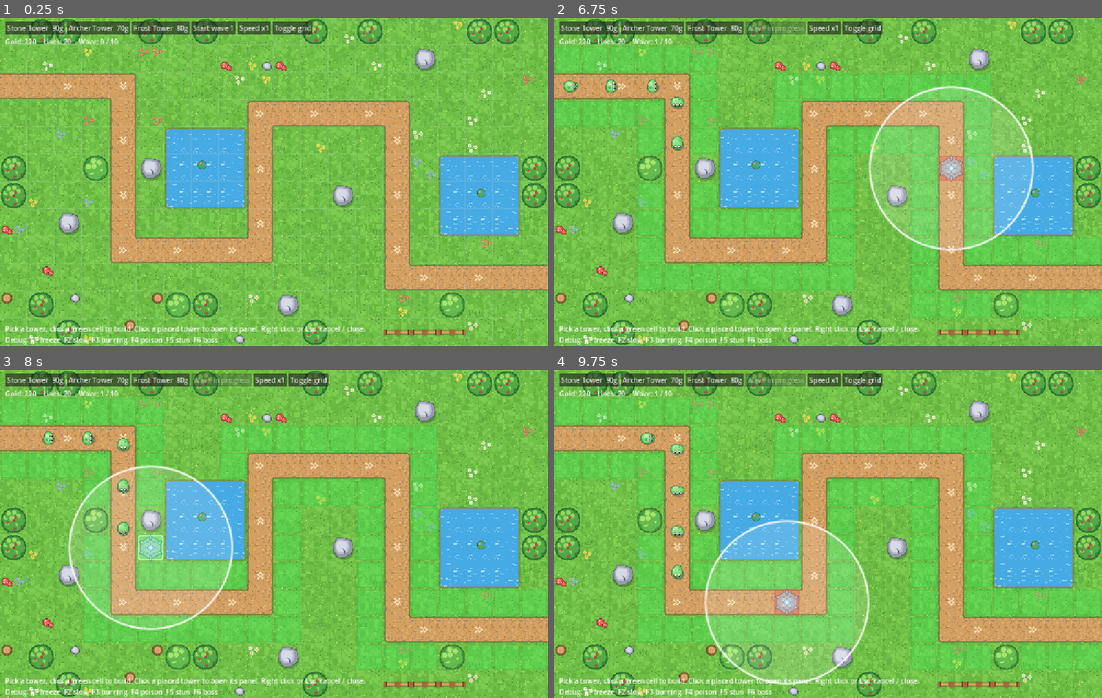
Above: before the commit, frames 1-4 (two rows, left to right).
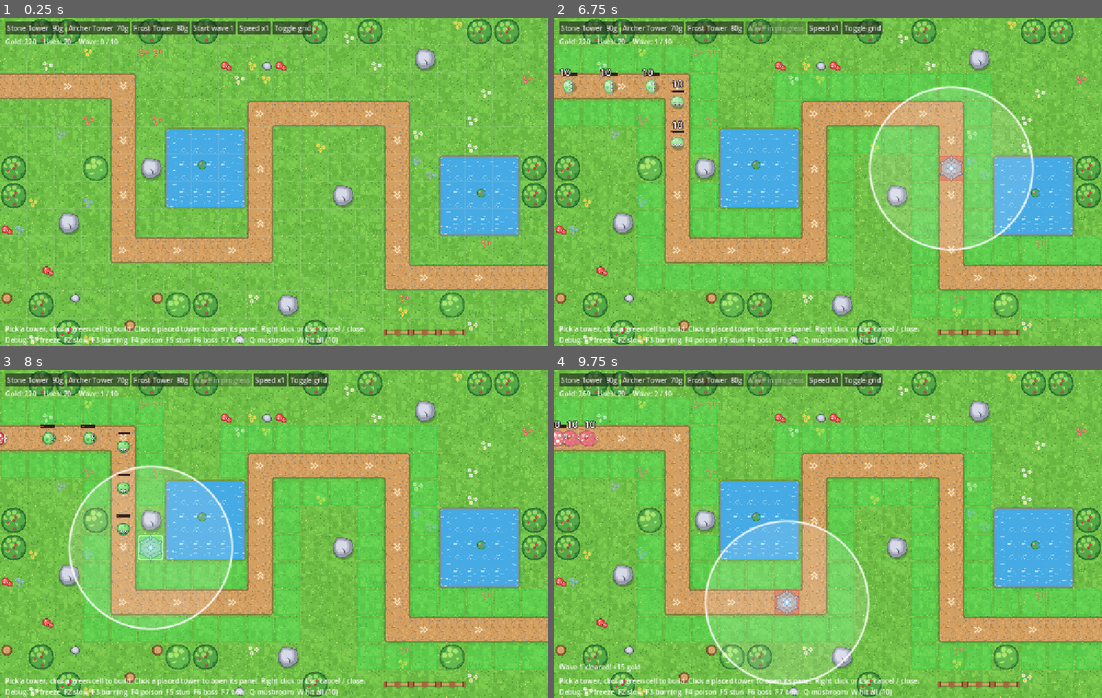
Above: after the commit, the same moments.

Repository: htdat2000/TowerDefense
Game: Godot game, scene res://scenes/main.tscn
Same seed, same stepped clock (60 frames per second), same inputs: the game is played once before the commit and once after it.
Inputs (mouse positions are in pixels of both pictures, inside the frame that each line leads up to):
- Up to frame 1 (0.25 s): no input
- Up to frame 2 (6.75 s): click "Start wave 1" at 0.5 s; click "Stone Tower 90g" at 1.25 s; click "Archer Tower 70g" at 2 s; click "Frost Tower 80g" at 2.75 s; click "Speed x1" at 3.5 s; click "Speed x2" at 4.25 s; click "Speed x3" at 5 s; click "Toggle grid" at 5.75 s; tap A at 6.5 s; move the mouse to (948, 165) at 6.52 s; hold W from 6.53 s (still down); tap Q at 6.6 s; click (948, 165) at 6.67 s
- Up to frame 3 (8 s): tap A at 7.25 s; move the mouse to (164, 550) at 7.27 s; release W at 7.28 s; tap Q at 7.35 s
- Up to frame 4 (9.75 s): tap A at 8, 9.5 s; move the mouse to (882, 461) at 8.02 s; hold W 8.03-8.75 s; tap Q at 8.1, 9.6 s; click (767, 379) at 8.75 s, where only the run after the commit has a clickable "Start wave 2"; move the mouse to (800, 599) at 9.52 s; hold W from 9.53 s (still down); click (800, 599) at 9.67 s

The runs differ from the first frame. In frame 1, 0.2% of the frame differs, in the area x 40-62%, y 97-100%; in frame 2, 0.9%; in frame 3, 0.6%; in frame 4, 1.2%, in the area x 0-62%, y 6-100%.

Commit message:
M3 milestones

Diff:
--- a/data/monsters.json
+++ b/data/monsters.json
@@ -1,7 +1,10 @@
 {
- "slime": {"folder": "Slime", "frame": 64, "stride": 20, "role": "Normal", "hp": 12, "speed": 60, "tint": [0.45, 0.9, 0.4], "reward": 4, "lives_cost": 1},
- "goblin": {"folder": "Goblin", "frame": 80, "stride": 18, "role": "Fast", "hp": 10, "speed": 85, "tint": [0.75, 0.85, 0.6], "reward": 5, "lives_cost": 1},
- "boar": {"folder": "Boar", "frame": 80, "stride": 30, "role": "Fast charger", "hp": 18, "speed": 120, "tint": [0.85, 0.7, 0.5], "reward": 7, "lives_cost": 1},
- "mushroom": {"folder": "Mushroom", "frame": 64, "stride": 18, "role": "Special (spore burst)", "hp": 16, "speed": 55, "tint": [0.95, 0.45, 0.5], "reward": 7, "lives_cost": 1},
- "treant": {"folder": "Treant", "frame": 96, "stride": 24, "role": "Tank / Elite", "hp": 60, "speed": 40, "tint": [0.5, 0.78, 0.35], "reward": 25, "lives_cost": 3}
+ "slime": {"folder": "Slime", "frame": 64, "stride": 20, "role": "Normal", "hp": 12, "speed": 60, "armor": 0.0, "tint": [0.45, 0.9, 0.4], "reward": 4, "lives_cost": 1},
+ "goblin": {"folder": "Goblin", "frame": 80, "stride": 18, "role": "Fast", "hp": 10, "speed": 85, "armor": 0.0, "tint": [0.75, 0.85, 0.6], "reward": 5, "lives_cost": 1},
+ "boar": {"folder": "Boar", "frame": 80, "stride": 30, "role": "Fast charger", "hp": 18, "speed": 120, "armor": 0.1, "tint": [0.85, 0.7, 0.5], "reward": 7, "lives_cost": 1,
+  "ability": {"kind": "burst", "first_delay": 2.0, "cooldown": 4.5, "duration": 1.2, "speed_mult": 1.5, "vfx": "enemy_spawn_particles", "vfx_scale": 0.6, "vfx_tint": [0.84, 0.74, 0.59]}},
+ "mushroom": {"folder": "Mushroom", "frame": 64, "stride": 18, "role": "Special (spore burst)", "hp": 16, "speed": 55, "armor": 0.0, "tint": [0.95, 0.45, 0.5], "reward": 7, "lives_cost": 1,
+  "status_tints": {"poison": [0.85, 1.0, 0.6]},
+  "ability": {"kind": "spore", "first_delay": 2.5, "cooldown": 5.0, "windup": 0.3, "radius_cells": 1.5, "heal_frac": 0.2, "vfx": "poison_splash", "vfx_scale": 2.0, "vfx_tint": [0.9, 1.0, 0.6]}},
+ "treant": {"folder": "Treant", "frame": 96, "stride": 24, "role": "Tank / Elite", "hp": 60, "speed": 40, "armor": 0.35, "status_tint_strength": 0.6, "tint": [0.5, 0.78, 0.35], "reward": 25, "lives_cost": 3}
 }
--- /dev/null
+++ b/scripts/health_bar.gd
@@ -0,0 +1,57 @@
+extends Node2D
+## Floating monster health bar (M3). Child of the monster, drawn above all actors (z_index set by monster.gd).
+## Hidden at full hp (bosses always show it). Colour follows the hp fraction. A small shield icon marks armored monsters.
+## Pure drawing: monster.gd calls setup() once and set_fraction() whenever hp changes.
+
+const BORDER := Color(0.0, 0.0, 0.0, 0.75)
+const BACK := Color(0.18, 0.12, 0.14, 0.9)
+const SHIELD := Color(0.62, 0.68, 0.82)
+const SHIELD_EDGE := Color(0.2, 0.22, 0.32)
+
+var frac := 1.0
+var bar_w := 30.0
+var bar_h := 4.0
+var armor := 0.0
+var boss := false
+
+func setup(width: float, y: float, armor_value: float, is_boss: bool) -> void:
+    bar_w = width * (1.3 if is_boss else 1.0)
+    bar_h = 6.0 if is_boss else 4.0
+    position = Vector2(0.0, y)
+    armor = armor_value
+    boss = is_boss
+    visible = is_boss
+    queue_redraw()
+
+func set_fraction(f: float) -> void:
+    var nf := clampf(f, 0.0, 1.0)
+    if is_equal_approx(nf, frac):
+        return
+    frac = nf
+    visible = boss or frac < 0.999
+    queue_redraw()
+
+func _bar_color() -> Color:
+    if frac > 0.6:
+        return Color(0.35, 0.9, 0.35)
+    if frac > 0.3:
+        return Color(0.98, 0.82, 0.25)
+    return Color(0.92, 0.3, 0.28)
+
+func _draw() -> void:
+    var x := -bar_w * 0.5
+    draw_rect(Rect2(x - 1.0, -1.0, bar_w + 2.0, bar_h + 2.0), BORDER)
+    draw_rect(Rect2(x, 0.0, bar_w, bar_h), BACK)
+    var fw := bar_w * frac
+    if fw > 0.0:
+        draw_rect(Rect2(x, 0.0, fw, bar_h), _bar_color())
+        draw_rect(Rect2(x, 0.0, fw, 1.0), Color(1.0, 1.0, 1.0, 0.3))
+    if armor > 0.0:
+        var sx := x - 10.0
+        var pts := PackedVector2Array([
+            Vector2(sx, -2.0), Vector2(sx + 7.0, -2.0), Vector2(sx + 7.0, bar_h + 1.0),
+            Vector2(sx + 3.5, bar_h + 4.0), Vector2(sx, bar_h + 1.0)])
+        draw_colored_polygon(pts, SHIELD)
+        var closed := pts.duplicate()
+        closed.append(pts[0])
+        draw_polyline(closed, SHIELD_EDGE, 1.0)
--- a/scripts/main.gd
+++ b/scripts/main.gd
@@ -1,10 +1,11 @@
 extends Node2D
-## Playable prototype: Grassland map + data-driven waves + economy (M1) + tower panel and targeting (M2).
+## Playable prototype: Grassland map + data-driven waves + economy (M1) + tower panel and targeting (M2) + monster abilities (M3).
 ## Controls: pick a tower button -> hover map (green = valid and affordable, red = not) -> left click places it.
 ## Left click a placed tower (nothing picked) opens its panel: stats, targeting mode, upgrade, sell (two clicks).
 ## Right click or Esc: cancel the picked tower, or close the panel. "Start wave" sends the next wave from data/waves_*.json.
-## Debug keys: F1 freeze, F2 slow, F3 burning, F4 poison, F5 stun (all monsters, 4 s), F6 spawn a boss Treant.
-## All gameplay numbers (costs, rewards, waves, hp, damage) come from data/*.json and are PLACEHOLDERS.
+## Debug keys: F1 freeze, F2 slow, F3 burning, F4 poison, F5 stun (all monsters, 4 s), F6 spawn a boss Treant,
+## F7 spawn a Boar, Q spawn a Mushroom, W hit every monster for 10 damage (shows armor and lets spores heal).
+## All gameplay numbers (costs, rewards, waves, hp, armor, damage) come from data/*.json and are PLACEHOLDERS.
 ## Run state (gold, lives, wave, speed) lives in the GameState autoload; wave timing in wave_manager.gd.
 
 const Data = preload("res://scripts/data.gd")
@@ -102,7 +103,7 @@
     layer.add_child(msg)
     hint = Label.new()
     hint.position = Vector2(12, 716)
-    hint.text = "Pick a tower, click a green cell to build. Click a placed tower to open its panel. Right click or Esc: cancel / close.\nDebug: F1 freeze  F2 slow  F3 burning  F4 poison  F5 stun  F6 boss"
+    hint.text = "Pick a tower, click a green cell to build. Click a placed tower to open its panel. Right click or Esc: cancel / close.\nDebug: F1 freeze  F2 slow  F3 burning  F4 poison  F5 stun  F6 boss  F7 boar  Q mushroom  W hit all (10)"
     layer.add_child(hint)
     _build_panel(layer)
     _build_overlay()
@@ -395,6 +396,14 @@
                 m.apply_status(String(DEBUG_STATUS_KEYS[k.keycode]), 4.0)
     elif k.keycode == KEY_F6:
         _spawn_monster("treant", true)
+    elif k.keycode == KEY_F7:
+        _spawn_monster("boar")
+    elif k.keycode == KEY_Q:
+        _spawn_monster("mushroom")
+    elif k.keycode == KEY_W:
+        for m in monsters:
+            if is_instance_valid(m) and m.is_alive():
+                m.take_damage(10.0, false)
     elif k.keycode == KEY_ESCAPE:
         _cancel_selection()
 
@@ -466,9 +475,10 @@
     var m = MonsterScript.new()
     m.set_meta("counted", counted)          # counted = belongs to a wave (debug spawns do not hold a wave open)
     level.actors.add_child(m)
-    m.add_to_group("monsters")              # splash damage looks monsters up through this group
+    m.add_to_group("monsters")              # splash damage and spore healing look monsters up through this group
     m.vfx_requested.connect(_play_vfx)
     m.damaged.connect(_on_monster_damaged)
+    m.healed.connect(_on_monster_healed)
     m.died.connect(_on_monster_died)
     m.reached_end.connect(_on_monster_reached_end)
     var d: Dictionary = monsters_data[id].duplicate()
@@ -499,6 +509,15 @@
     n.setup(maxi(int(round(amount)), 1), "crit" if is_crit else "normal")
     if is_crit:
         _play_vfx("critical_hit", m.global_position, float(m.data["frame"]) / 64.0)
+
+func _on_monster_healed(m, amount: float) -> void:
+    if not is_instance_valid(m):
+        return
+    var top: float = float(m.data["frame"]) * 0.4
+    var n = DamageNumber.new()
+    level.vfx.add_child(n)
+    n.position = m.global_position + Vector2(0.0, -top)
+    n.setup(maxi(int(round(amount)), 1), "heal")
 
 func _on_tower_fired(tower, tgt) -> void:
     if not is_instance_valid(tgt):
--- a/scripts/monster.gd
+++ b/scripts/monster.gd
@@ -1,15 +1,25 @@
 extends Node2D
 ## Monster with 4-direction animations (E, S, W, N). Names: idle_E, walk_S, attack_W, hit_N, death_E ... + spawn.
 ## Follows a Curve2D by distance. Walk animation speed is matched to ground speed using the stride value.
-## VFX: emits vfx_requested (spawn / boss / death particles); status overlays (freeze, slow, stun, burning, poison)
+## VFX: emits vfx_requested (spawn / boss / death / ability particles); status overlays (freeze, slow, stun, burning, poison)
 ## are looping child sprites driven by data/status_effects.json.
+## M3 (all from data/monsters.json):
+##   armor                 0..0.9 = fraction of DIRECT damage removed (burning / poison DoT ignores armor).
+##   ability.kind "burst"  periodic speed burst (speed_mult for duration s, every cooldown s), plays the attack animation as telegraph.
+##   ability.kind "spore"  periodic spore burst: heals other living monsters within radius_cells by heal_frac of their max hp.
+##                         Only fires when an injured ally is in range. Emits healed(m, amount) for each healed monster.
+##   status_tint_strength  0..1, how strongly status tints show on this monster (default 1).
+##   status_tints          optional per-status colour override, e.g. {"poison": [0.85, 1.0, 0.6]}.
+## The health bar is a child (health_bar.gd), shown when hurt (always for bosses).
 
 const SFB = preload("res://scripts/sprite_frames_builder.gd")
 const Data = preload("res://scripts/data.gd")
 const VFX = preload("res://scripts/vfx_library.gd")
+const HealthBar = preload("res://scripts/health_bar.gd")
 signal died(m)
 signal reached_end(m)
 signal damaged(m, amount: float, is_crit: bool)
+signal healed(m, amount: float)
 signal vfx_requested(vfx_name: String, pos: Vector2, scale_f: float, tint: Color)
 enum State { SPAWN, WALK, DYING }
 
@@ -25,15 +35,24 @@
 var speed := 60.0
 var hp := 10.0
 var max_hp := 10.0
+var armor := 0.0
 var state := State.SPAWN
 var dir := "E"
 var sprite: AnimatedSprite2D
 var shadow: Sprite2D
+var bar                              # HealthBar script instance (dynamic on purpose)
 var status_left: Dictionary = {}     # kind -> seconds remaining
 var overlays: Dictionary = {}        # kind -> AnimatedSprite2D
-var _hit_playing := false
+var ability: Dictionary = {}
+var _ability_kind := ""
+var _ability_cd := 0.0
+var _burst_left := 0.0
+var _burst_mult := 1.0
+var _hit_playing := false            # an animation (hit / attack) is locking the walk cycle
 var _frame_scale := 1.0              # frame / 64: scales overlays and particles for 80 / 96 px monsters
 var _fx_tint := Color.WHITE
+var _tint_strength := 1.0
+var _status_tints: Dictionary = {}
 
 func setup(id: String, d: Dictionary, c: Curve2D) -> void:
     monster_id = id
@@ -42,8 +61,18 @@
     speed = float(d["speed"])
     hp = float(d["hp"])
     max_hp = hp
+    armor = clampf(float(d.get("armor", 0.0)), 0.0, 0.9)
     _frame_scale = float(d["frame"]) / 64.0
     _fx_tint = _color_from(d.get("tint", [1.0, 1.0, 1.0]))
+    _tint_strength = clampf(float(d.get("status_tint_strength", 1.0)), 0.0, 1.0)
+    var st: Variant = d.get("status_tints", {})
+    if st is Dictionary:
+        _status_tints = st
+    var ab: Variant = d.get("ability", {})
+    if ab is Dictionary:
+        ability = ab
+    _ability_kind = String(ability.get("kind", ""))
+    _ability_cd = float(ability.get("first_delay", ability.get("cooldown", 5.0)))
     if _status_defs.is_empty():
         var sd = Data.load_json(STATUS_PATH)
         if sd is Dictionary:
@@ -56,6 +85,11 @@
     add_child(sprite)
     sprite.sprite_frames = _build_frames(folder)
     sprite.animation_finished.connect(_on_anim_finished)
+    bar = HealthBar.new()
+    bar.name = "HealthBar"
+    bar.z_index = 2
+    add_child(bar)
+    bar.setup(float(d["frame"]) * 0.5, -float(d["frame"]) * 0.5 + 2.0, armor, bool(d.get("boss", false)))
     global_position = curve.sample_baked(0.0)
     sprite.play("spawn")
     vfx_requested.emit("enemy_spawn_particles", global_position, _frame_scale, _fx_tint)
@@ -78,16 +112,21 @@
 func is_alive() -> bool:
     return state != State.DYING
 
-# ---------------------------------------------------------------- damage
+func _update_bar() -> void:
+    if bar != null:
+        bar.set_fraction(hp / max_hp)
+
+# ---------------------------------------------------------------- damage / heal
 func take_damage(amount: float, crit: bool = false) -> void:
     if state == State.DYING:
         return
-    damaged.emit(self, amount, crit)
-    _apply_damage(amount, true)
+    var dealt := amount * (1.0 - armor)
+    damaged.emit(self, dealt, crit)
+    _apply_damage(dealt, true)
 
 func _apply_damage(amount: float, show_hit: bool) -> void:
     hp -= amount
-    queue_redraw()
+    _update_bar()
     if hp <= 0.0:
         _die()
     elif show_hit and state == State.WALK:
@@ -95,10 +134,21 @@
         sprite.speed_scale = 1.0
         sprite.play("hit_" + dir)
 
+func heal(amount: float) -> void:
+    if state == State.DYING or amount <= 0.0 or hp >= max_hp:
+        return
+    var gained := minf(amount, max_hp - hp)
+    hp += gained
+    _update_bar()
+    healed.emit(self, gained)
+
 func _die() -> void:
     state = State.DYING
     _hit_playing = false
+    _burst_left = 0.0
     _clear_status()
+    if bar != null:
+        bar.visible = false
     sprite.speed_scale = 1.0
     sprite.modulate = Color.WHITE
     sprite.play("death_" + dir)
@@ -117,21 +167,28 @@
             overlays[kind] = o
     _refresh_status()
 
-func _speed_mult() -> float:
+func _status_mult() -> float:
     var m := 1.0
     for k in status_left.keys():
         m *= float(_status_defs[k].get("speed_mult", 1.0))
     return m
 
 func _speed_now() -> float:
-    return speed * _speed_mult()
+    var m := _status_mult()
+    if _burst_left > 0.0:
+        m *= _burst_mult
+    return speed * m
+
+func _status_tint(kind: String) -> Color:
+    var t: Variant = _status_tints.get(kind, _status_defs[kind].get("tint", null))
+    if t == null:
+        return Color.WHITE
+    return Color.WHITE.lerp(_color_from(t), _tint_strength)
 
 func _refresh_status() -> void:
     var tint := Color.WHITE
     for k in status_left.keys():
-        var t = _status_defs[k].get("tint", null)
-        if t != null:
-            tint *= _color_from(t)
+        tint *= _status_tint(String(k))
     sprite.modulate = tint
     if state == State.WALK and not _hit_playing:
         sprite.speed_scale = _speed_now() / (float(data["stride"]) * 12.0 / 8.0)
@@ -160,7 +217,84 @@
     if not expired.is_empty():
         _refresh_status()
     if dps > 0.0:
-        _apply_damage(dps * delta, false)
+        _apply_damage(dps * delta, false)     # DoT ignores armor
+
+# ---------------------------------------------------------------- abilities (data "ability")
+func _tick_ability(delta: float) -> void:
+    if _ability_kind == "" or _status_mult() <= 0.0:     # frozen / stunned: ability timers wait
+        return
+    if _burst_left > 0.0:
+        _burst_left -= delta
+        if _burst_left <= 0.0:
+            _burst_left = 0.0
+            _refresh_status()
+    _ability_cd -= delta
+    if _ability_cd > 0.0:
+        return
+    match _ability_kind:
+        "burst":
+            _start_burst()
+        "spore":
+            _try_spore()
+        _:
+            _ability_cd = 999.0
+
+func _play_ability_anim() -> void:
+    _hit_playing = true
+    sprite.speed_scale = 1.0
+    sprite.play("attack_" + dir)
+
+func _emit_ability_vfx() -> void:
+    var vname := String(ability.get("vfx", ""))
+    if vname == "":
+        return
+    vfx_requested.emit(vname, global_position, float(ability.get("vfx_scale", 1.0)),
+        _color_from(ability.get("vfx_tint", [1.0, 1.0, 1.0])))
+
+func _start_burst() -> void:
+    _burst_left = float(ability.get("duration", 1.2))
+    _burst_mult = float(ability.get("speed_mult", 1.5))
+    _ability_cd = float(ability.get("cooldown", 4.5))
+    _emit_ability_vfx()
+    _play_ability_anim()
+    _refresh_status()
+
+func _spore_radius() -> float:
+    return float(ability.get("radius_cells", 1.5)) * 64.0
+
+func _try_spore() -> void:
+    if not _injured_ally_near(_spore_radius()):
+        _ability_cd = 0.4                 # nothing to heal: look again shortly
+        return
+    _ability_cd = float(ability.get("cooldown", 5.0))
+    _play_ability_anim()
+    get_tree().create_timer(float(ability.get("windup", 0.3))).timeout.connect(_release_spores)
+
+func _injured_ally_near(r: float) -> bool:
+    for n in get_tree().get_nodes_in_group("monsters"):
+        if not is_instance_valid(n):
+            continue
+        var m := n as Node2D
+        if m == null or m == self or not m.has_method("is_alive") or not bool(m.call("is_alive")):
+            continue
+        if float(m.get("hp")) < float(m.get("max_hp")) and m.global_position.distance_to(global_position) <= r:
+            return true
+    return false
+
+func _release_spores() -> void:
+    if state == State.DYING:
+        return
+    var r := _spore_radius()
+    var frac := float(ability.get("heal_frac", 0.2))
+    _emit_ability_vfx()
+    for n in get_tree().get_nodes_in_group("monsters"):
+        if not is_instance_valid(n):
+            continue
+        var m := n as Node2D
+        if m == null or m == self or not m.has_method("heal"):
+            continue
+        if m.global_position.distance_to(global_position) <= r:
+            m.call("heal", float(m.get("max_hp")) * frac)
 
 # ---------------------------------------------------------------- movement
 func _process(delta: float) -> void:
@@ -169,6 +303,7 @@
     _tick_status(delta)
     if state != State.WALK:
         return
+    _tick_ability(delta)
     dist += _speed_now() * delta
     var length := curve.get_baked_length()
     if dist >= length:
@@ -201,15 +336,9 @@
     if a == "spawn":
         state = State.WALK
         _play_walk(false)
-    elif a.begins_with("hit_"):
+    elif a.begins_with("hit_") or a.begins_with("attack_"):
         _hit_playing = false
-        _play_walk(false)
+        if state == State.WALK:
+            _play_walk(false)
     elif a.begins_with("death_"):
         queue_free()
-
-func _draw() -> void:
-    if hp >= max_hp or state == State.DYING:
-        return
-    var y := -float(data["frame"]) * 0.5 + 2.0
-    draw_rect(Rect2(-14, y, 28, 4), Color(0, 0, 0, 0.6))
-    draw_rect(Rect2(-13, y + 1, 26.0 * clampf(hp / max_hp, 0.0, 1.0), 2), Color(0.35, 0.9, 0.35))
Binary file changed: import.txt
Not shown, added: scripts/health_bar.gd.uid
Not shown, changed: docs/ARCHITECTURE.md
Not shown, changed: docs/ROADMAP.md
